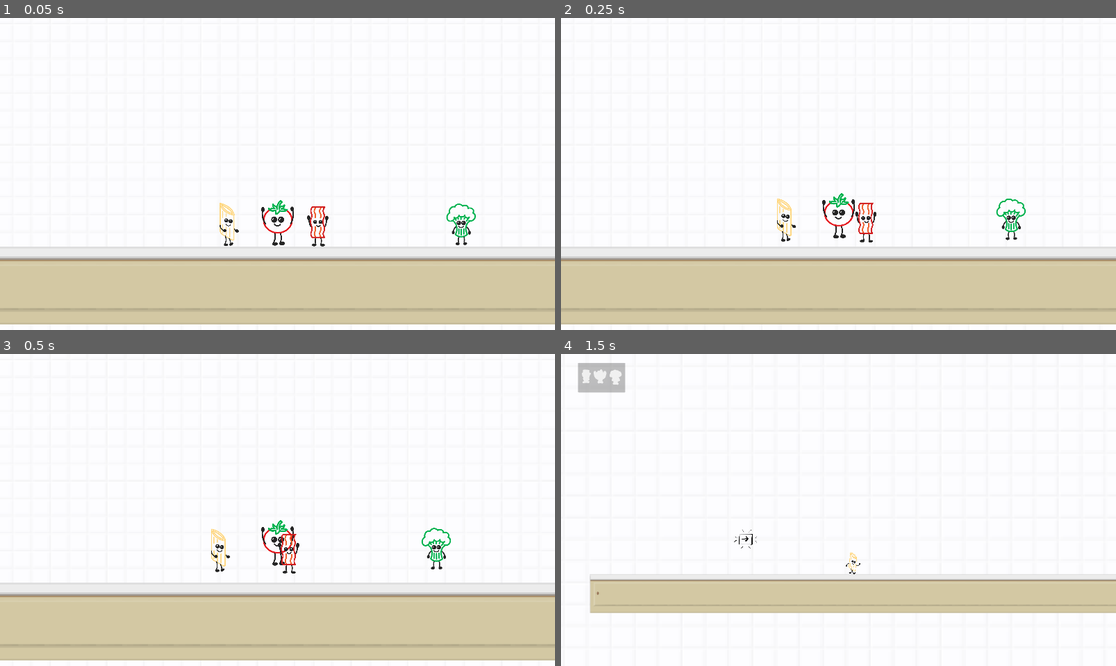
Above: before the commit, frames 1-4 (two rows, left to right).
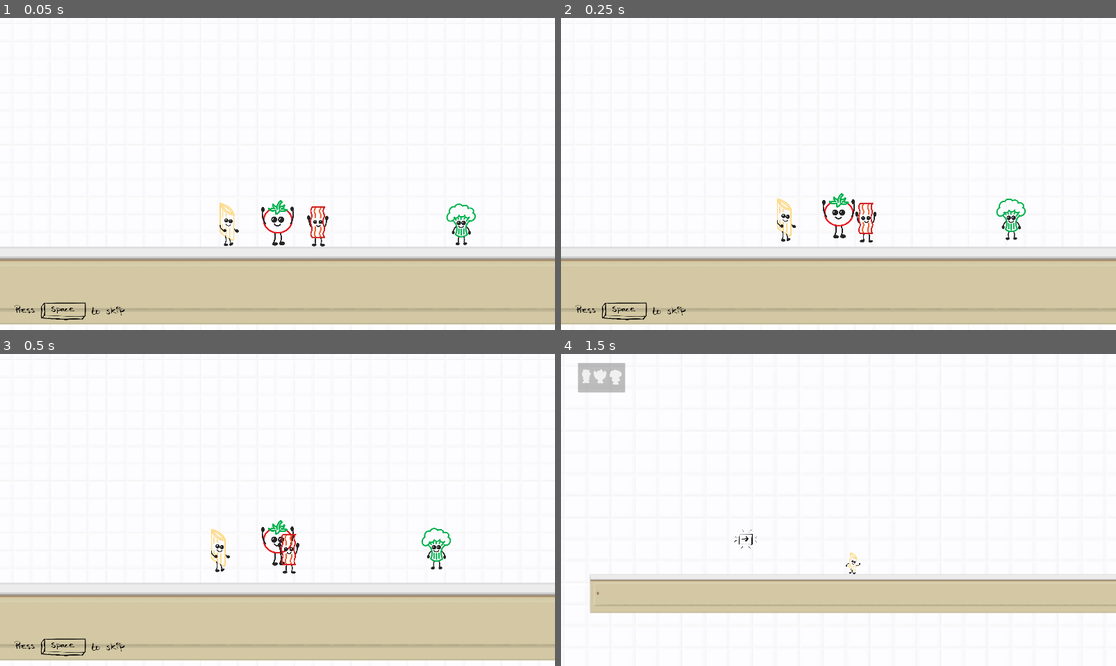
Above: after the commit, the same moments.

Repository: johannaeklundh/penneforyourlife
Game: Godot game, scene res://Assets/Scenes/IntroScene.tscn
The game is run twice, just before and just after one commit, with the same random seed, the same clock (stepped at 60 frames per second) and the same inputs.
Inputs:
- Up to frame 1 (0.05 s): no input
- Up to frame 2 (0.25 s): no input
- Up to frame 3 (0.5 s): no input
- Up to frame 4 (1.5 s): hold Right (move_right) from 0.53 s (still down); tap E (interact) at 0.6, 1.35 s; tap Space (jump) at 0.77 s; tap Enter at 1.25 s

The runs differ from the first frame. In frame 1, 0.2% of the frame differs, in the area x 2-23%, y 91-97%; in frame 2, 0.2%; in frame 3, 0.2%; in frame 4, nothing differs.

Commit message:
space to skip introscene

Diff:
--- a/Assets/Scenes/IntroScene.tscn
+++ b/Assets/Scenes/IntroScene.tscn
@@ -10,6 +10,7 @@
 [ext_resource type="Texture2D" uid="uid://4rg4kgpb7xmp" path="res://Assets/Sprites/broccoliIdle.png" id="7_v7hcg"]
 [ext_resource type="Texture2D" uid="uid://dydojivpgfxdj" path="res://Assets/Sprites/broccoliStuck.png" id="8_xbf8j"]
 [ext_resource type="Texture2D" uid="uid://deimo4p1ggjjd" path="res://Assets/Sprites/bacon.png" id="9_iuflw"]
+[ext_resource type="Texture2D" uid="uid://c4plwkw6om6wt" path="res://Assets/Sprites/textToSkip.png" id="11_iuflw"]
 
 [sub_resource type="Animation" id="Animation_xbf8j"]
 length = 0.001
@@ -552,3 +553,17 @@
 scale = Vector2(0.25, 0.25)
 sprite_frames = SubResource("SpriteFrames_8722x")
 animation = &"open"
+
+[node name="CanvasLayer" type="CanvasLayer" parent="."]
+
+[node name="TextureRect" type="TextureRect" parent="CanvasLayer"]
+anchors_preset = 2
+anchor_top = 1.0
+anchor_bottom = 1.0
+offset_left = 50.0
+offset_top = -95.0
+offset_right = 527.0
+grow_vertical = 0
+scale = Vector2(0.8, 0.8)
+texture = ExtResource("11_iuflw")
+stretch_mode = 2
Not shown: 1 places in Assets/Scenes/IntroScene.tscn that only renumber resources
Binary file added: Assets/Sprites/textToSkip.png
Not shown, added: Assets/Sprites/textToSkip.png.import
